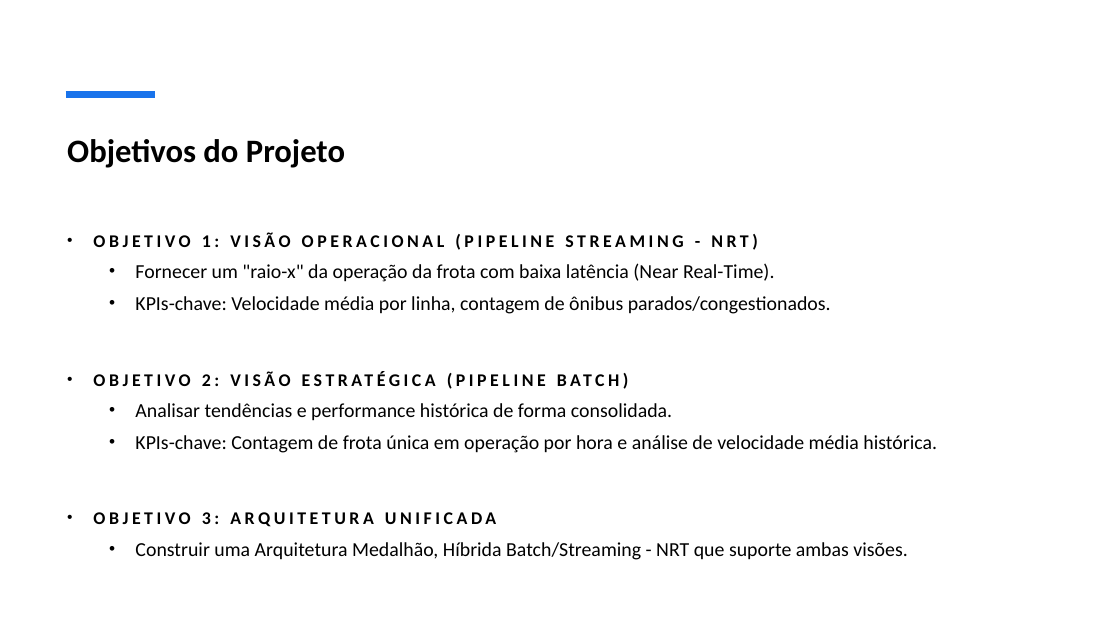
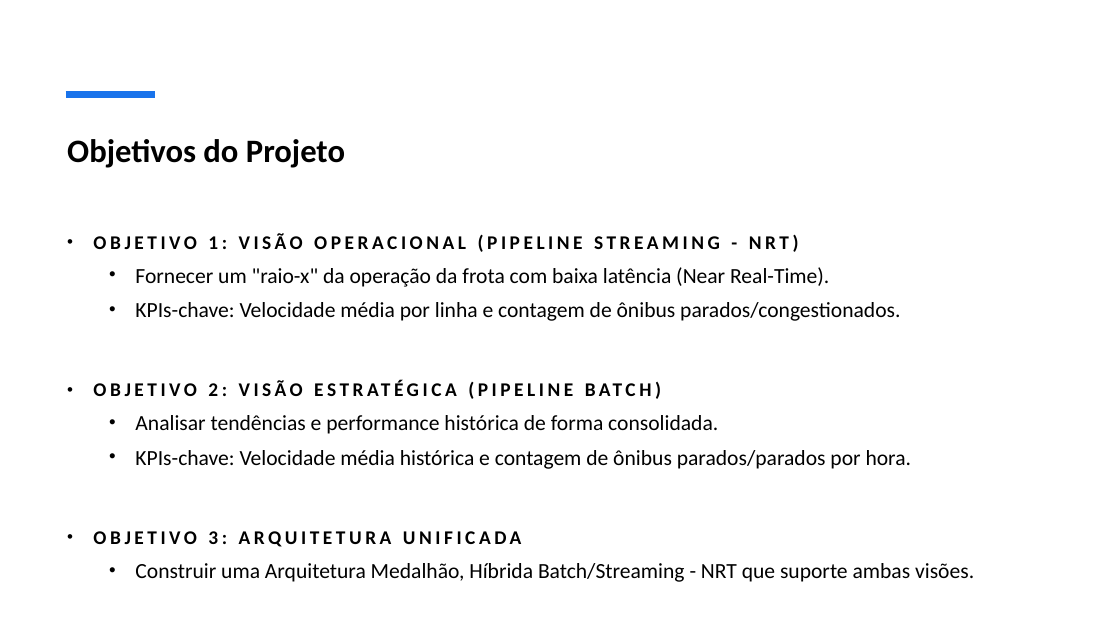
Before and after one commit to guilhermepepa/FIA-Projeto-Final, a slide deck: slide 4 of documentacoes/Apresentação_Projeto_Final.pptx. Drawn at 1120x630 pixels with LibreOffice and Linux fonts; fonts in the diff are those of the drawing. Boxes give left, top, right and bottom in pixels: in the first picture for what was removed or moved away, otherwise in the second. Text is boxed around its words. In the diff, an @@ line names an element or a change of style, - is before the commit and + after.

```diff
--- a/documentacoes/Apresentação_Projeto_Final.pptx
+++ b/documentacoes/Apresentação_Projeto_Final.pptx
@@ subtitle at (x1=93, y1=233, x2=974, y2=582): size 15.3 to 16.6 pt in "OBJETIVO 1: VISÃO OPERACIONAL (PIPELINE STREAMING - ...", "OBJETIVO 2: VISÃO ESTRATÉGICA (PIPELINE BATCH)", "OBJETIVO 3: ARQUITETURA UNIFICADA"; size 17 to 18.5 pt in "Fornecer um "raio-x" da operação da frota ...", "Analisar tendências e performance histórica de forma ...", "Construir uma Arquitetura Medalhão, Híbrida Batch/Streaming  ..." @@
@@ subtitle at (x1=135, y1=302, x2=900, y2=321): text changed; size 17 to 18.5 pt @@
-  • KPIs-chave: Velocidade média por linha, contagem de ônibus parados/congestionados.
+  • KPIs-chave: Velocidade média por linha e contagem de ônibus parados/congestionados.
@@ subtitle at (x1=135, y1=450, x2=912, y2=469): text changed; size 17 to 18.5 pt @@
-  • KPIs-chave: Contagem de frota única em operação por hora e análise de velocidade média histórica.
+  • KPIs-chave: Velocidade média histórica e contagem de ônibus parados/parados por hora.
```
Also in this commit, not shown: 5 other slides changed, 2 other files.
